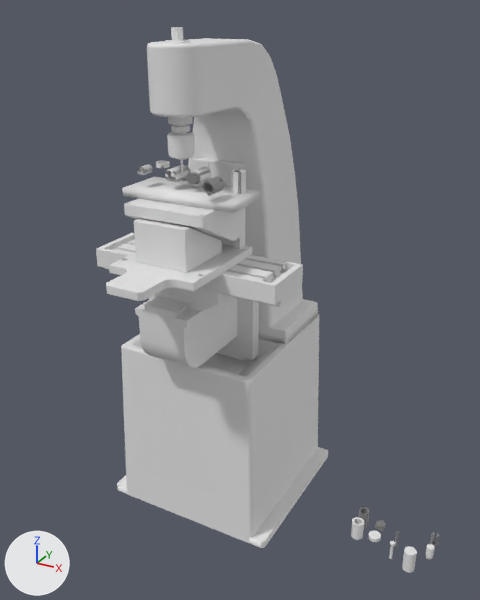
Renders of the Blender file CNC3Axis/CNC3Axis.blend from each side of a commit.
Rendered twice from a 50 mm camera at (859.0, -1473.0, 1338.0) aimed at (120.0, -130.0, 666.0). The axes (+X, +Y, +Z) are drawn at lower left. The lights are the same throughout. The older version comes first. Both versions are drawn at frame 12499 of the action 'Action'; the numbers are the values there.

The scene before the commit, as lines of its bpy script (objects in view):
```python
ob_axisx = bpy.data.objects.new('AxisX', me_axisx)
ob_axisx.location = (19.0, 5.0, -30.0)
ob_axisy = bpy.data.objects.new('AxisY', me_axisy)
ob_axisy.location = (0.0, 5.0, -30.0)
ob_axisz = bpy.data.objects.new('AxisZ', me_axisz)
ob_axisz.parent = ob_axisz_group
ob_axisz.location = (0.0, 0.0, 14.8)
ob_axisz_base = bpy.data.objects.new('AxisZ.Base', me_axisz_base)
ob_axisz_base.parent = ob_axisz_group
ob_axisz_base.location = (0.0, 0.0, 0.0)
ob_axisz_base_b = bpy.data.objects.new('AxisZ.Base.B', me_axisz_base_b)
ob_axisz_base_b.parent = ob_axisz_group
ob_axisz_base_b.location = (0.0, 29.6, 0.0)
ob_axisz_group = bpy.data.objects.new('AxisZ.Group', None)
ob_axisz_group.location = (19.2, -91.83, 778.0)
ob_foil_group = bpy.data.objects.new('Foil.Group', None)
ob_foil_group.location = (19.2, -219.8, 928.8)
# also in view: 'Kokubo.AxisZ' at (0.0, -154.0, 568.0); 'Foil.Base' at (19.0, -185.0, 939.0); 'Kokubo.Base' at (0.0, -9.0, 636.0); 'Kokubo.Spindle' at (0.0, -190.0, 1160.0)
```
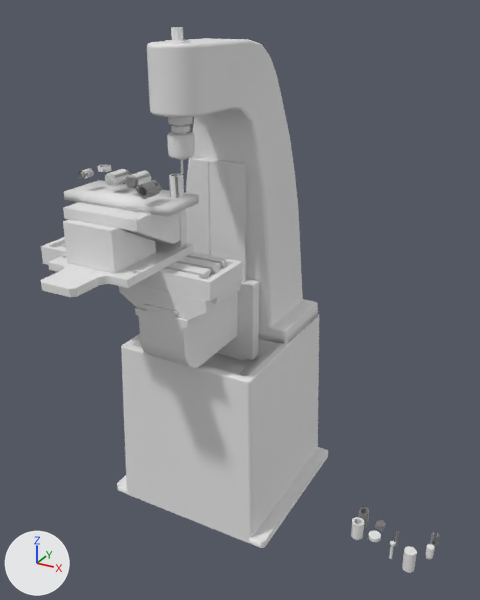
ob_axisz_group is not drawn itself; it is the parent of ob_axisz_base, ob_axisz, ob_axisz_base_b.
ob_foil_group is not drawn itself; it is the parent of ob_foil_base, ob_foil_a1, ob_foil_ab2, ob_foil_ab1, ob_foil_b1, ob_foil_d1, ob_product_d_001, ob_product_b_001.

Location of each change, (x1, y1, x2, y2) in pixels of the pictures (480 x 600 px):
'AxisX', moved: before (96, 233, 303, 307); after (41, 237, 242, 304)
'AxisZ.Base', moved: before (106, 208, 252, 301); after (41, 209, 194, 297)
'AxisZ.Base.B', moved: before (134, 219, 222, 273); after (63, 219, 156, 274)
'AxisZ', moved: before (124, 199, 240, 241); after (63, 202, 181, 244)
'Foil.Base', moved: before (122, 177, 260, 213); after (64, 180, 199, 217)
'AxisY', moved: before (148, 288, 229, 312); after (119, 283, 238, 320)
'Product.A.004', moved: before (201, 176, 226, 196); after (136, 180, 162, 199)
'Foil.A1', moved: before (232, 169, 246, 194); after (169, 174, 184, 198)
'Foil.AB1', moved: before (165, 165, 189, 183); after (105, 169, 129, 187)
'Foil.AB2', moved: before (191, 167, 212, 185); after (129, 171, 151, 189)
'Product.B.002', moved: before (186, 172, 200, 185); after (125, 176, 138, 188)
'Product.A.003', moved: before (165, 168, 188, 181); after (106, 172, 128, 185)
'Product.A.001', moved: before (232, 170, 246, 194); after (169, 174, 183, 198)
'Foil.B1', moved: before (156, 161, 170, 168); after (98, 165, 111, 172)
'Foil.D1', moved: before (137, 164, 152, 175); after (78, 168, 94, 178)
'Product.D.001', moved: before (137, 165, 152, 175); after (78, 169, 94, 179)
'Product.A.002', moved: before (199, 169, 211, 183); after (137, 173, 150, 187)
'Product.B.001', moved: before (156, 161, 167, 168); after (100, 165, 108, 172)
'Product.B.003', moved: before (186, 166, 191, 173); after (126, 170, 131, 175)

The change, as a list of edits to the scene's bpy script:
```text
Change ob_axisz_group:
    ob_axisz_group.location: (19.2, -91.83, 778.0) -> (-117.0, -145.0, 778.0)
Change ob_axisz:
    ob_axisz.location: (0.0, 0.0, 14.8) -> (0.0, 0.0, 1.0)
Change ob_axisx:
    ob_axisx.location: (19.0, 5.0, -30.0) -> (-117.0, -48.0, -30.0)
Change ob_axisy:
    ob_axisy.location: (0.0, 5.0, -30.0) -> (0.0, -48.0, -30.0)
Change ob_axisz_base_b:
    ob_axisz_base_b.location: (0.0, 29.6, 0.0) -> (0.0, 2.0, 0.0)
Change ob_foil_group:
    ob_foil_group.location: (19.2, -219.8, 928.8) -> (-117.0, -273.0, 915.0)
```
